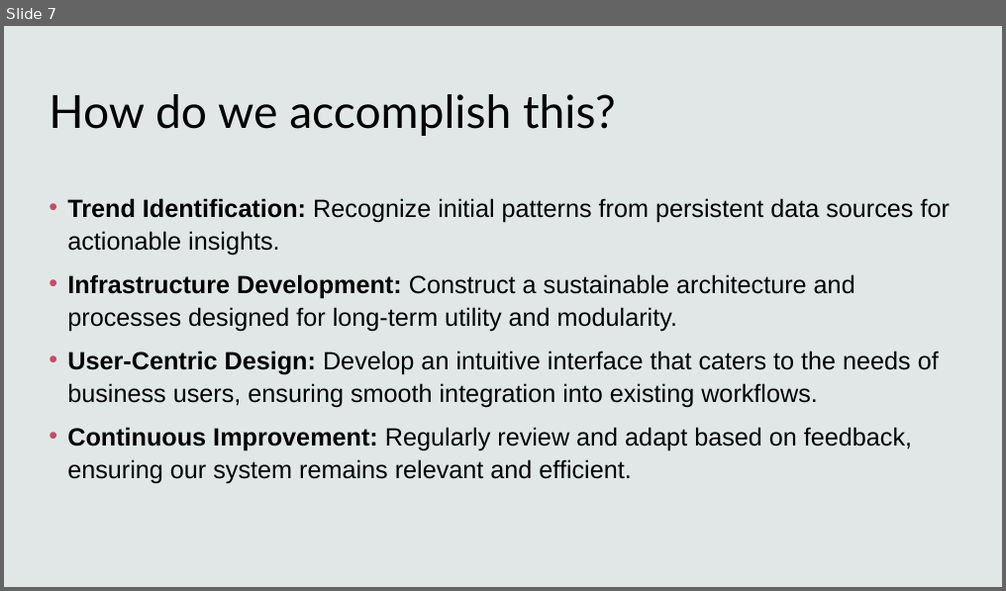
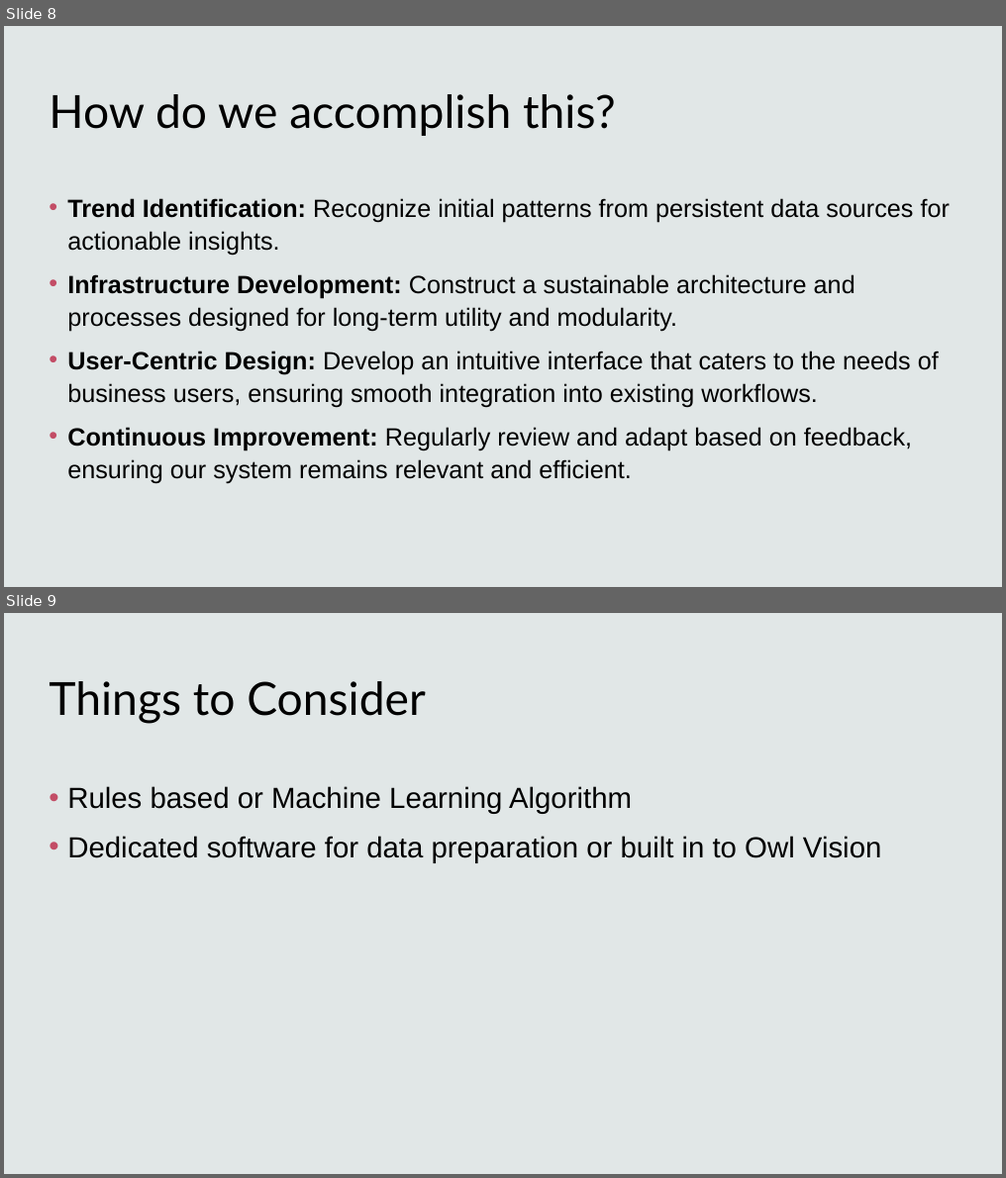
Before and after one commit to AjJ132/OwlVision, a slide deck: Docs/Powerpoints/KSU Athletics Data Warehouse.pptx. Shown one above the other, each under a label of ours: slide 7 before the commit, slides 8 and 9 after it. The pictures are 1006x591 and 1006x1178 pixels, drawn with LibreOffice and Linux fonts; fonts in the diff are those of the drawing; background and template pictures are left out. Boxes give left, top, right and bottom in pixels: in the first picture for what was removed or moved away, otherwise in the second. Text is boxed around its words. In the diff, an @@ line names an element or a change of style, - is before the commit and + after.

```diff
--- a/Docs/Powerpoints/KSU Athletics Data Warehouse.pptx
+++ b/Docs/Powerpoints/KSU Athletics Data Warehouse.pptx
@@ slide 9 added at (x1=4, y1=613, x2=1002, y2=1174), background #FFFFFF; not listed: 1 template element that a slide beside it also shows @@
@@ title added at (x1=49, y1=681, x2=426, y2=724), 44 pt, text #000000 @@
+Things to Consider
@@ text added at (x1=67, y1=786, x2=881, y2=863), 28 pt, text #000000 @@
+• Rules based or Machine Learning Algorithm
+• Dedicated software for data preparation or built in to Owl Vision
@@ what was slide 7 is now slide 8 @@
```
Also in this commit, not shown: 2 slides changed, 2 other slides added, 18 other files.
